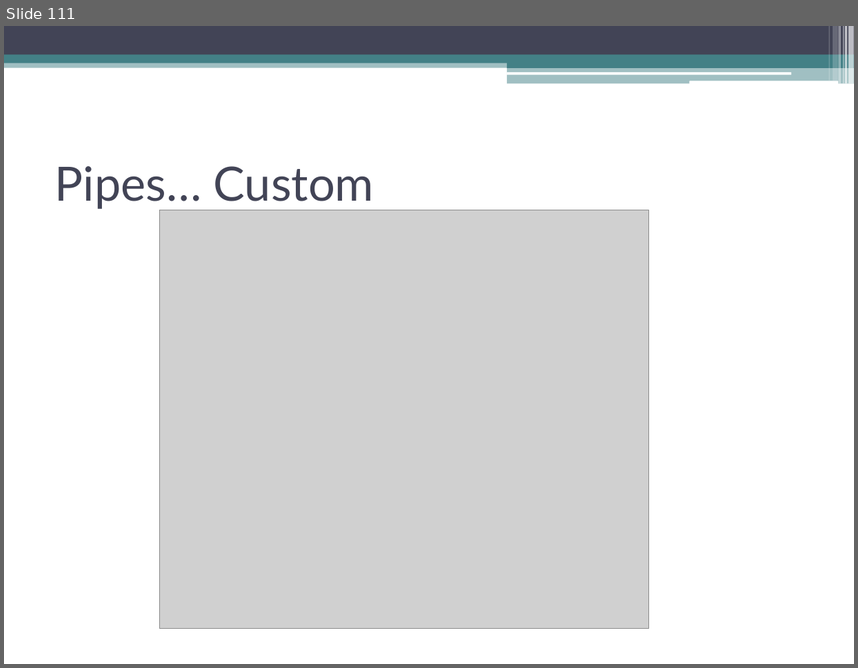
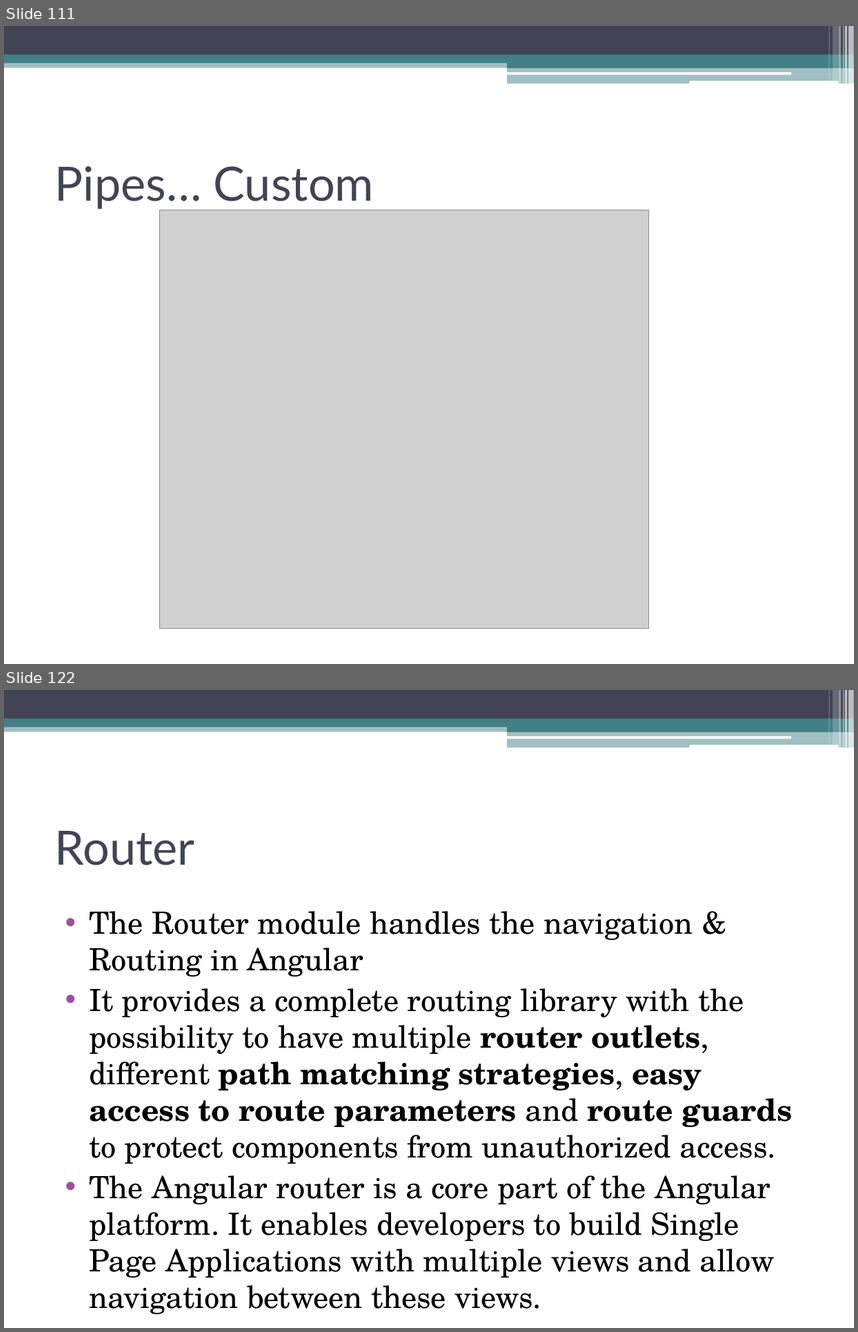
Before and after one commit to akjkhatri/mean_stack, a slide deck: MEAN Stack Workshop.pptx. Shown one above the other, each under a label of ours: slide 111 before the commit, slides 111 and 122 after it; the slides between them are not shown. The pictures are 858x668 and 858x1332 pixels, drawn with LibreOffice and Linux fonts; fonts in the diff are those of the drawing; grey boxes stand for pictures. Boxes give left, top, right and bottom in pixels: in the first picture for what was removed or moved away, otherwise in the second. Text is boxed around its words. In the diff, an @@ line names an element or a change of style, - is before the commit and + after.

Commit message:
Updated

```diff
--- a/MEAN Stack Workshop.pptx
+++ b/MEAN Stack Workshop.pptx
@@ slide 122 added at bbox=[4, 690, 854, 1328], background #FFFFFF; not listed: 13 template elements that a slide beside it also shows @@
@@ title added at bbox=[55, 831, 195, 865], 40 pt, text #424456 @@
+Router
@@ text added at bbox=[89, 911, 792, 1314], 25.9 pt, text #000000 @@
+• The Router module handles the navigation & Routing in Angular
+• It provides a complete routing library with the possibility to have multiple router outlets, different path matching strategies, easy access to route parameters and route guards to protect components from unauthorized access.
+• The Angular router is a core part of the Angular platform. It enables developers to build Single Page Applications with multiple views and allow navigation between these views.
```
Also in this commit, not shown: 1 slide changed, 15 other slides added.
